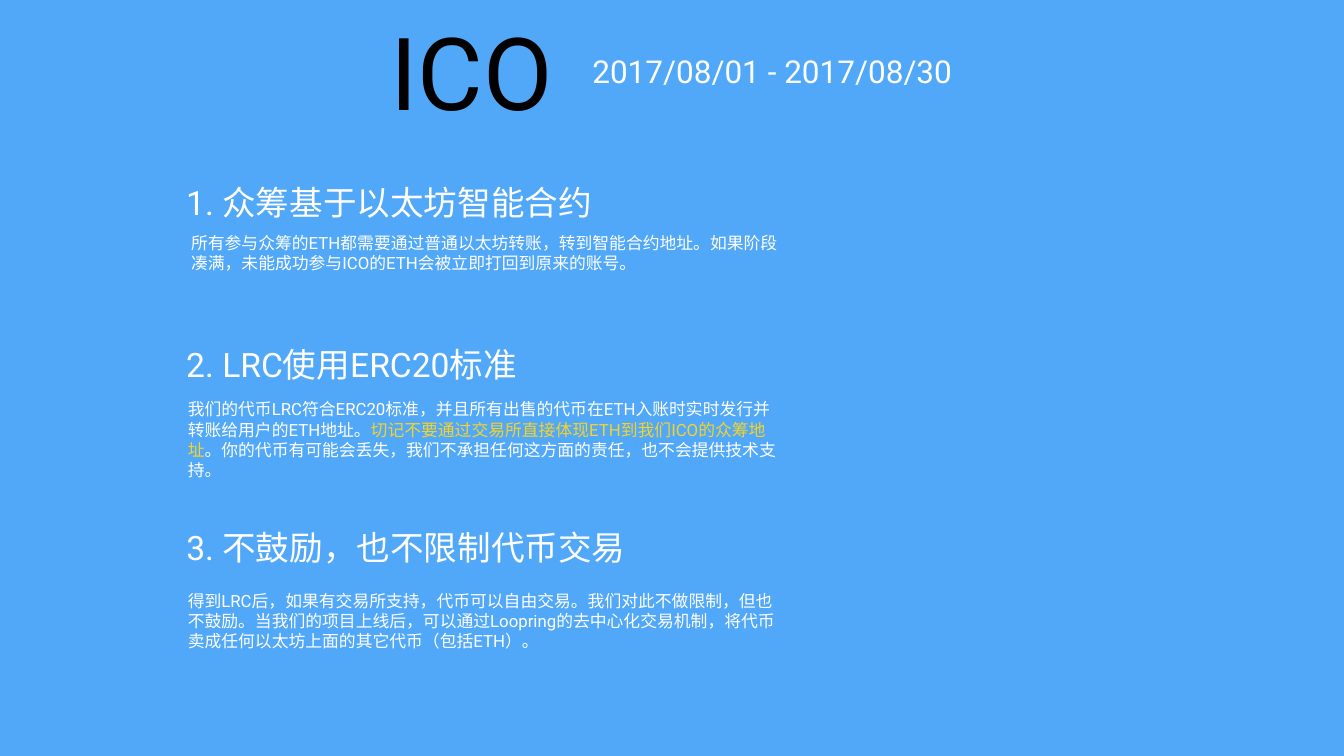
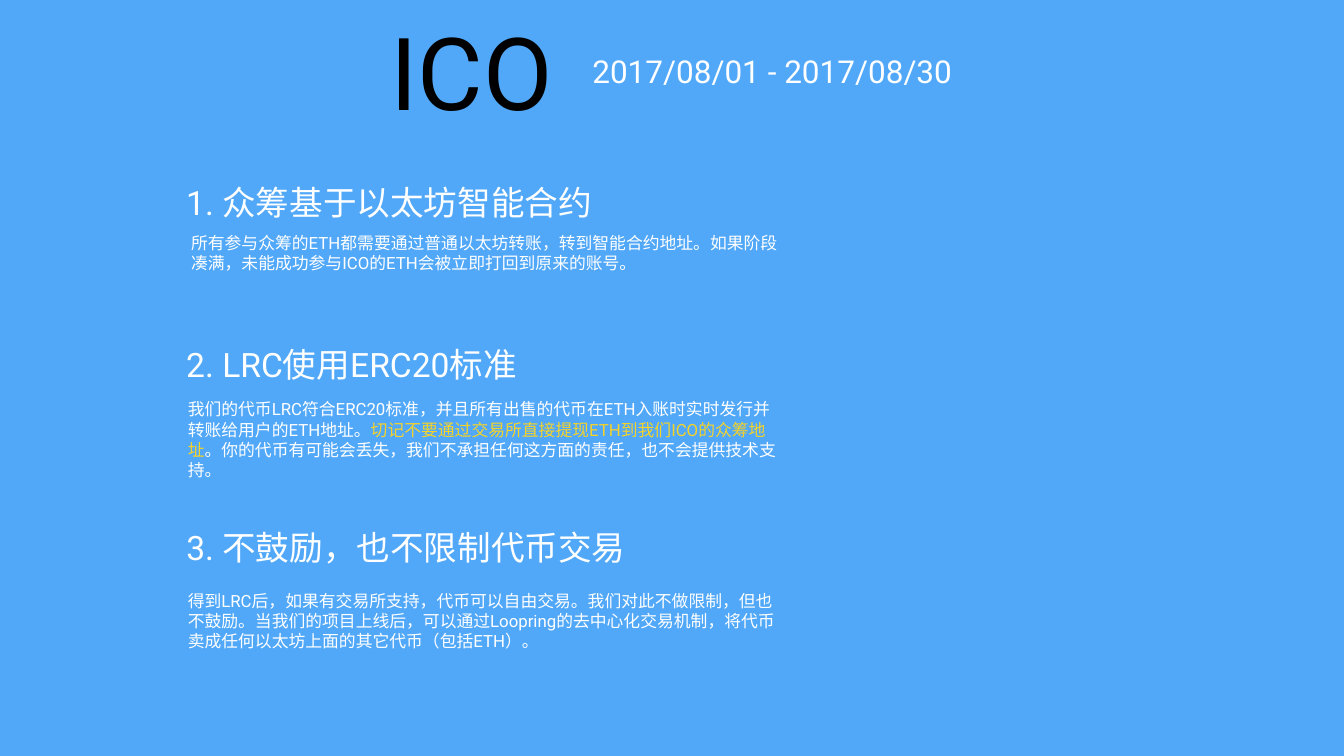
Before and after one commit to Loopring/whitepaper, a slide deck: slide 22 of keynote/loopring-technical.pptx. Drawn at 1344x756 pixels with LibreOffice and Linux fonts; fonts in the diff are those of the drawing. Boxes give left, top, right and bottom in pixels: in the first picture for what was removed or moved away, otherwise in the second. Text is boxed around its words. In the diff, an @@ line names an element or a change of style, - is before the commit and + after.

```diff
--- a/keynote/loopring-technical.pptx
+++ b/keynote/loopring-technical.pptx
@@ text at box(188, 401, 776, 478): text changed @@
-我们的代币LRC符合ERC20标准，并且所有出售的代币在ETH入账时实时发行并转账给用户的ETH地址。切记不要通过交易所直接体现ETH到我们ICO的众筹地址。你的代币有可能会丢失，我们不承担任何这方面的责任，也不会提供技术支持。
+我们的代币LRC符合ERC20标准，并且所有出售的代币在ETH入账时实时发行并转账给用户的ETH地址。切记不要通过交易所直接提现ETH到我们ICO的众筹地址。你的代币有可能会丢失，我们不承担任何这方面的责任，也不会提供技术支持。
```
Also in this commit, not shown: 2 other files.
